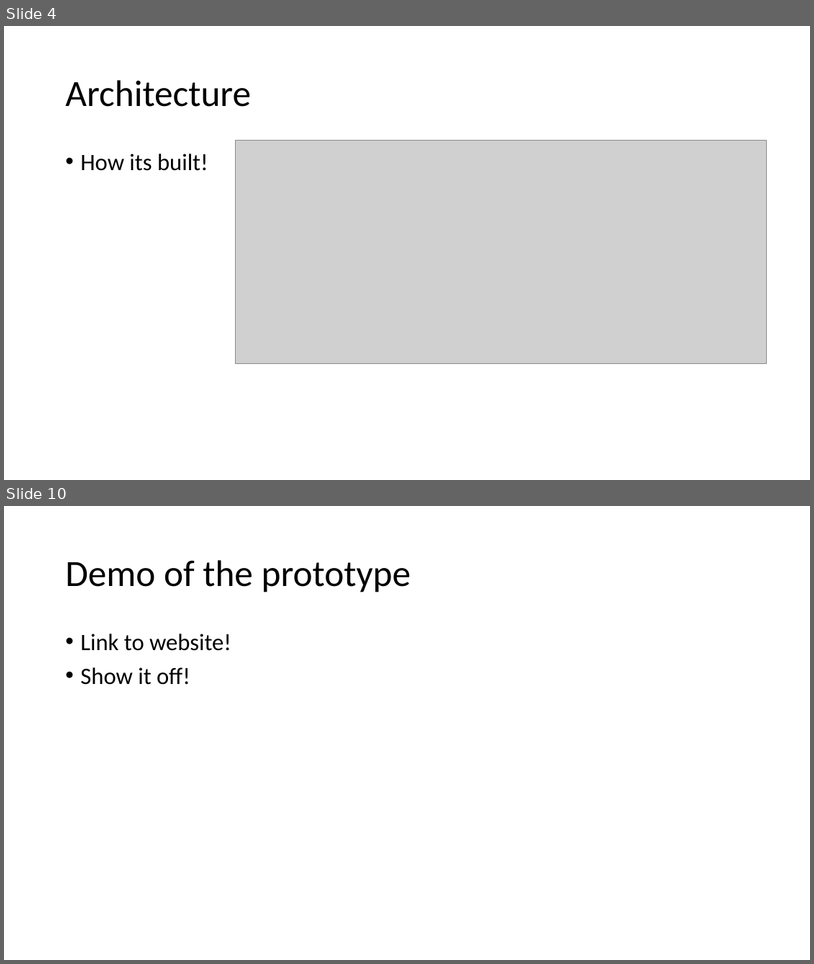
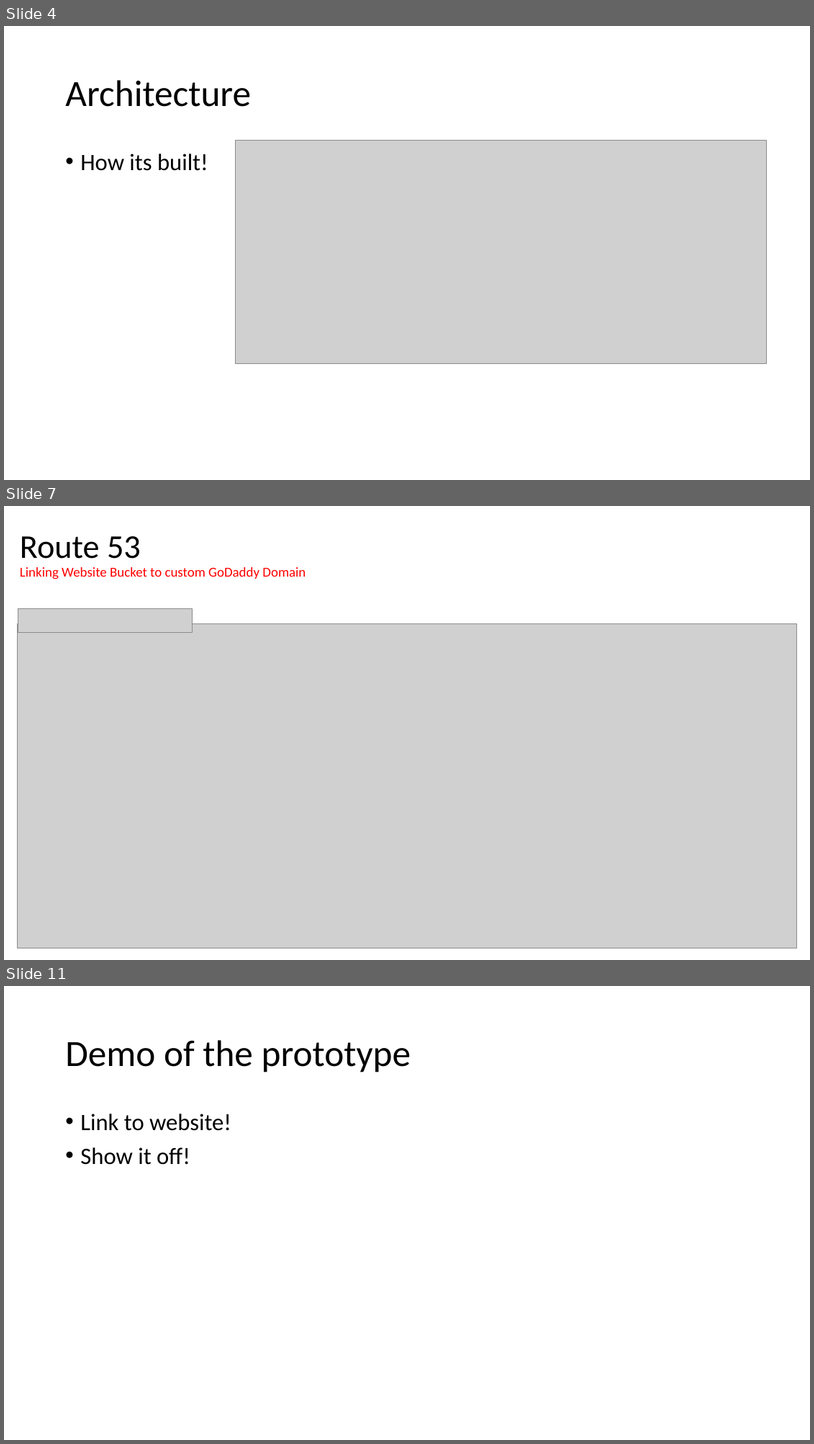
Before and after one commit to GallagherStephen/4thYearProject-Dissertation, a slide deck: Presentation/4th Year Presentation.pptx. Shown one above the other, each under a label of ours: slides 4 and 10 before the commit, slides 4, 7 and 11 after it; the slides between them are not shown. The pictures are 814x964 and 814x1444 pixels, drawn with LibreOffice and Linux fonts; fonts in the diff are those of the drawing; grey boxes stand for pictures. Boxes give left, top, right and bottom in pixels: in the first picture for what was removed or moved away, otherwise in the second. Text is boxed around its words. In the diff, an @@ line names an element or a change of style, - is before the commit and + after.

```diff
--- a/Presentation/4th Year Presentation.pptx
+++ b/Presentation/4th Year Presentation.pptx
@@ slide 7 added at <box>4,506,810,960</box>, background #FFFFFF @@
@@ title added at <box>20,536,306,579</box>, 16.2 pt, text #FF0000 @@
+Route 53
+Linking Website Bucket to custom GoDaddy Domain
@@ picture added at <box>18,608,192,633</box> @@
@@ picture added at <box>17,623,797,947</box> @@
@@ what was slide 10 is now slide 11 @@
```
Also in this commit, not shown: 2 slides changed, 4 other slides added, 4 slides removed.
